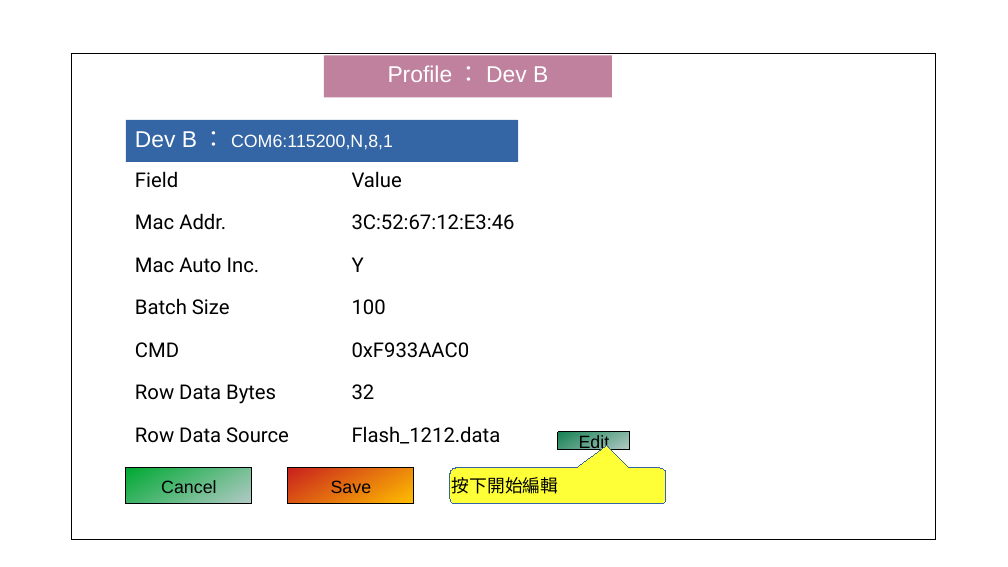
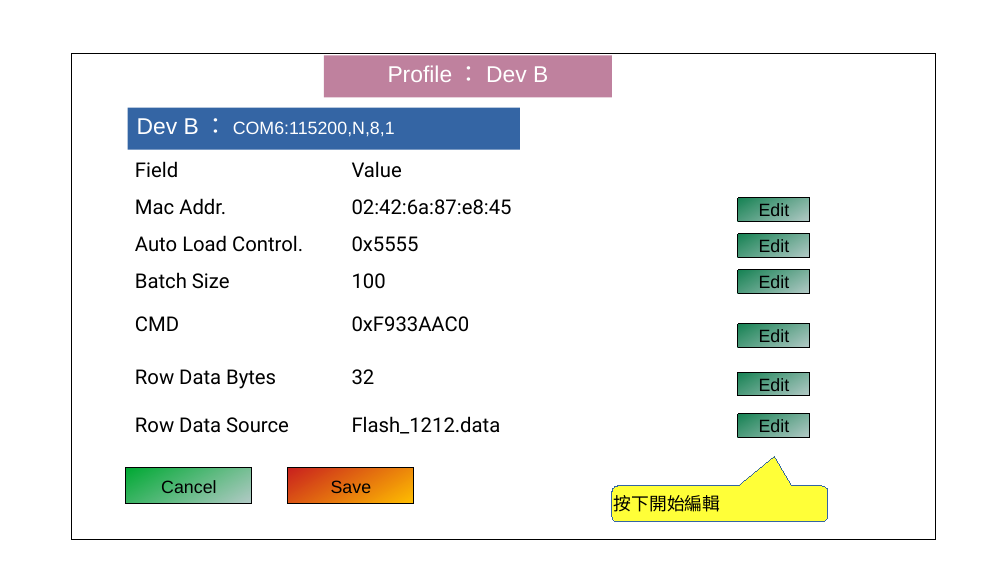
Before and after one commit to tomjpsun/obsidianVaults, a slide deck: slide 3 of DM9051A OTP 燒錄專案/8051A OTP GUI.odp. Drawn at 1008x567 pixels with LibreOffice and Linux fonts; fonts in the diff are those of the drawing. Boxes give left, top, right and bottom in pixels: in the first picture for what was removed or moved away, otherwise in the second. Text is boxed around its words. In the diff, an @@ line names an element or a change of style, - is before the commit and + after.

```diff
--- a/DM9051A OTP 燒錄專案/8051A OTP GUI.odp
+++ b/DM9051A OTP 燒錄專案/8051A OTP GUI.odp
@@ rectangle "Dev B：COM6:115200,N,8,1": place and size @@
-rectangle "Dev B：COM6:115200,N,8,1" at [126, 120, 519, 162]
+rectangle "Dev B：COM6:115200,N,8,1" at [128, 108, 520, 150]
@@ table: place and size @@
-table at [126, 164, 840, 461]
+table at [126, 154, 840, 451]
@@ table at [126, 154, 840, 451] @@
-column 1: Field | Mac Addr. | Mac Auto Inc. | Batch Size | CMD | Row Data Bytes | Row Data Source
-column 2: Value | 3C:52:67:12:E3:46 | Y | 100 | 0xF933AAC0 | 32 | Flash_1212.data
+column 1: Field | Mac Addr. | Auto Load Control. | Batch Size | CMD | Row Data Bytes | Row Data Source
+column 2: Value | 02:42:6a:87:e8:45 | 0x5555 | 100 | 0xF933AAC0 | 32 | Flash_1212.data
+column 3:  |  |  |  |  |  | 
@@ rectangle added at [738, 198, 810, 222], fill gradient #168253 to #B3CAC7, outline #000000 0 pt dashed, 14 pt, text #000000 @@
+Edit
@@ rectangle added at [738, 234, 810, 258], fill gradient #168253 to #B3CAC7, outline #000000 0 pt dashed, 14 pt, text #000000 @@
+Edit
@@ rectangle added at [738, 270, 810, 294], fill gradient #168253 to #B3CAC7, outline #000000 0 pt dashed, 14 pt, text #000000 @@
+Edit
@@ rectangle added at [738, 324, 810, 348], fill gradient #168253 to #B3CAC7, outline #000000 0 pt dashed, 14 pt, text #000000 @@
+Edit
@@ rectangle added at [738, 372, 810, 396], fill gradient #168253 to #B3CAC7, outline #000000 0 pt dashed, 14 pt, text #000000 @@
+Edit
@@ rectangle "Edit": place and size @@
-rectangle "Edit" at [558, 432, 630, 450]
+rectangle "Edit" at [738, 414, 810, 438]
@@ rectangle added at [738, 414, 810, 438], fill gradient #168253 to #B3CAC7, outline #000000 0 pt dashed, 14 pt, text #000000 @@
+Edit
@@ rounded speech box "按下開始編輯": place and size @@
-rounded speech box "按下開始編輯" at [450, 468, 666, 504]
+rounded speech box "按下開始編輯" at [612, 486, 828, 521]
@@ rounded speech box "按下開始編輯" at [612, 486, 828, 521]: proportions changed @@
```
Also in this commit, not shown: 1 slide added, 1 slide removed, 1 other file.
